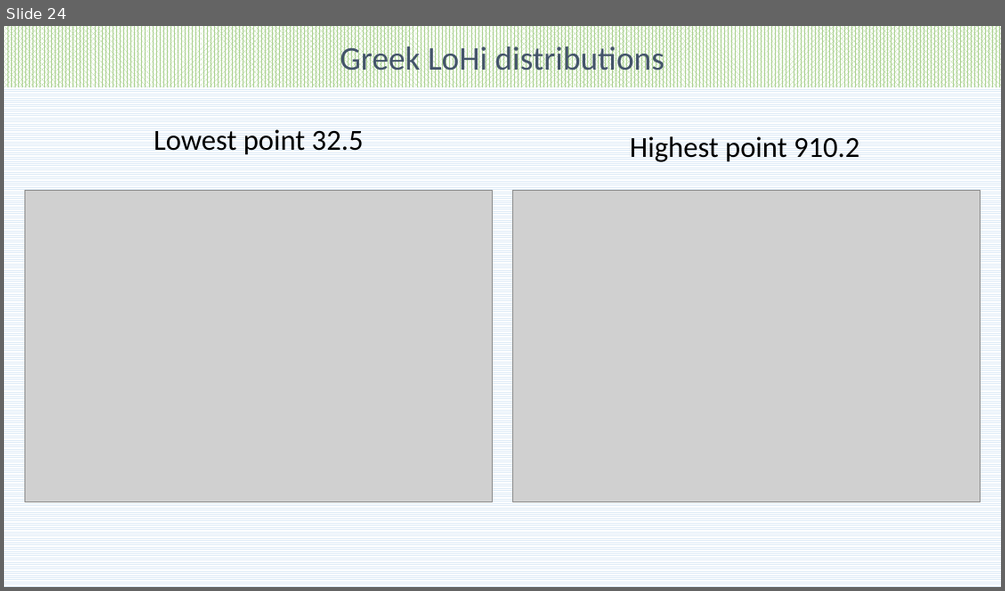
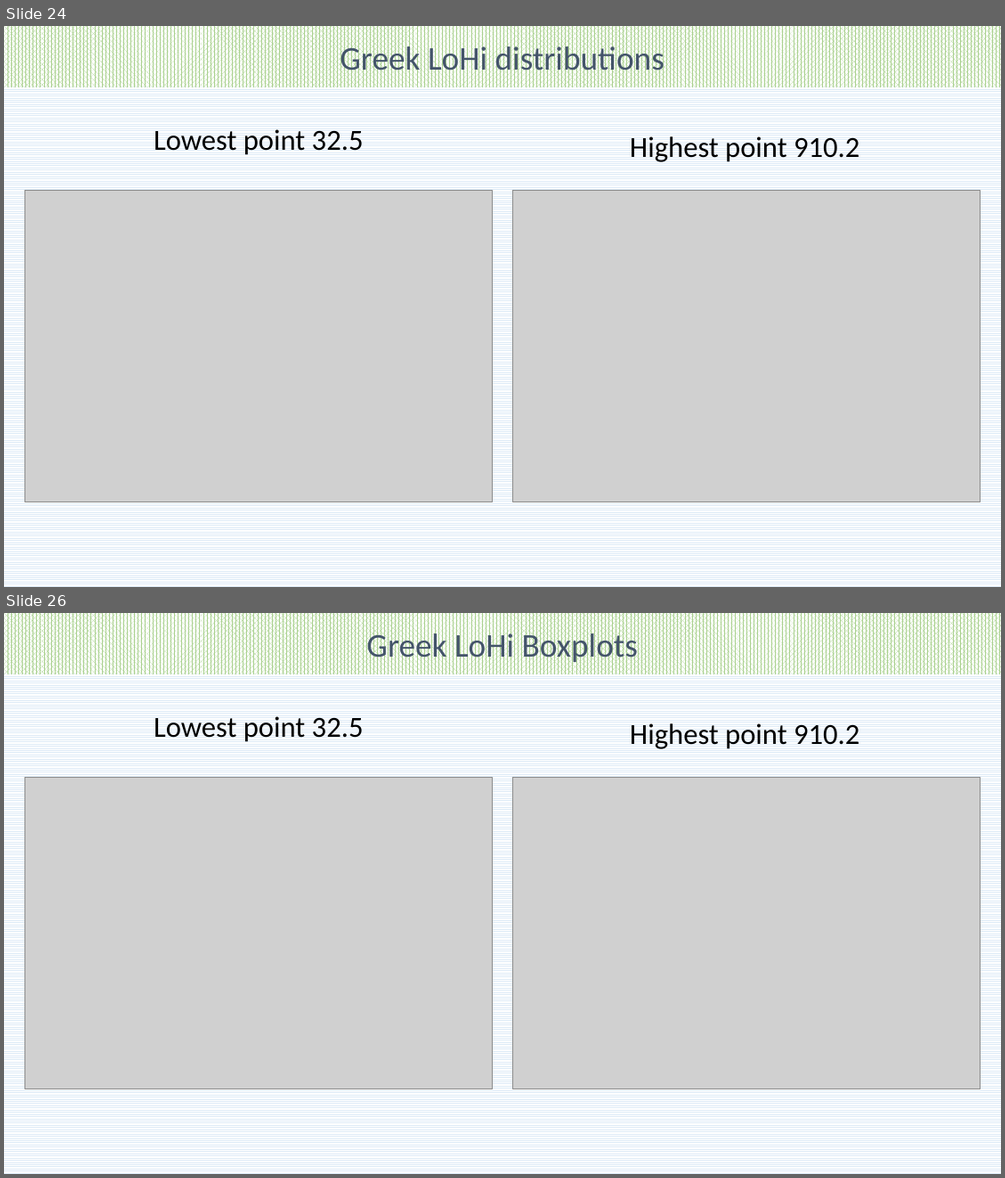
Before and after one commit to pockos56/RTI_prediction, a slide deck: Future presentation update.pptx. Shown one above the other, each under a label of ours: slide 24 before the commit, slides 24 and 26 after it; the slides between them are not shown. The pictures are 1005x591 and 1005x1178 pixels, drawn with LibreOffice and Linux fonts; fonts in the diff are those of the drawing; grey boxes stand for pictures. Boxes give left, top, right and bottom in pixels: in the first picture for what was removed or moved away, otherwise in the second. Text is boxed around its words. In the diff, an @@ line names an element or a change of style, - is before the commit and + after.

Commit message:
HiLo distributions + boxplots

```diff
--- a/Future presentation update.pptx
+++ b/Future presentation update.pptx
@@ slide 26 added at <box>4,613,1001,1174</box>, background pattern #DEEBF7 on #FFFFFF @@
@@ rectangle added at <box>4,613,1001,674</box>, fill pattern #A9D18E on #FFFFFF, 32 pt, text #44546A @@
+Greek LoHi Boxplots
@@ text added at <box>154,716,364,742</box>, 28 pt, text #000000 @@
+Lowest point 32.5
@@ text added at <box>630,723,859,749</box>, 28 pt, text #000000 @@
+Highest point 910.2
@@ picture added at <box>25,777,493,1088</box> @@
@@ picture added at <box>513,777,980,1088</box> @@
```
Also in this commit, not shown: 2 slides changed, 1 other slide added, 8 other files.
